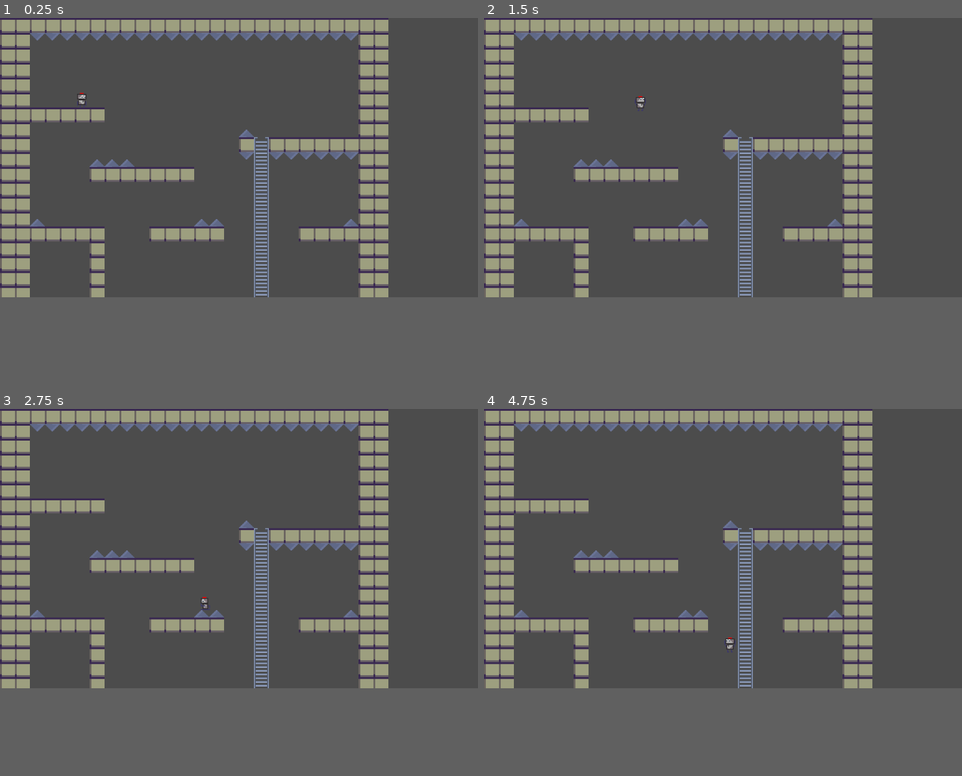
Above: before the commit, frames 1-4 (two rows, left to right).
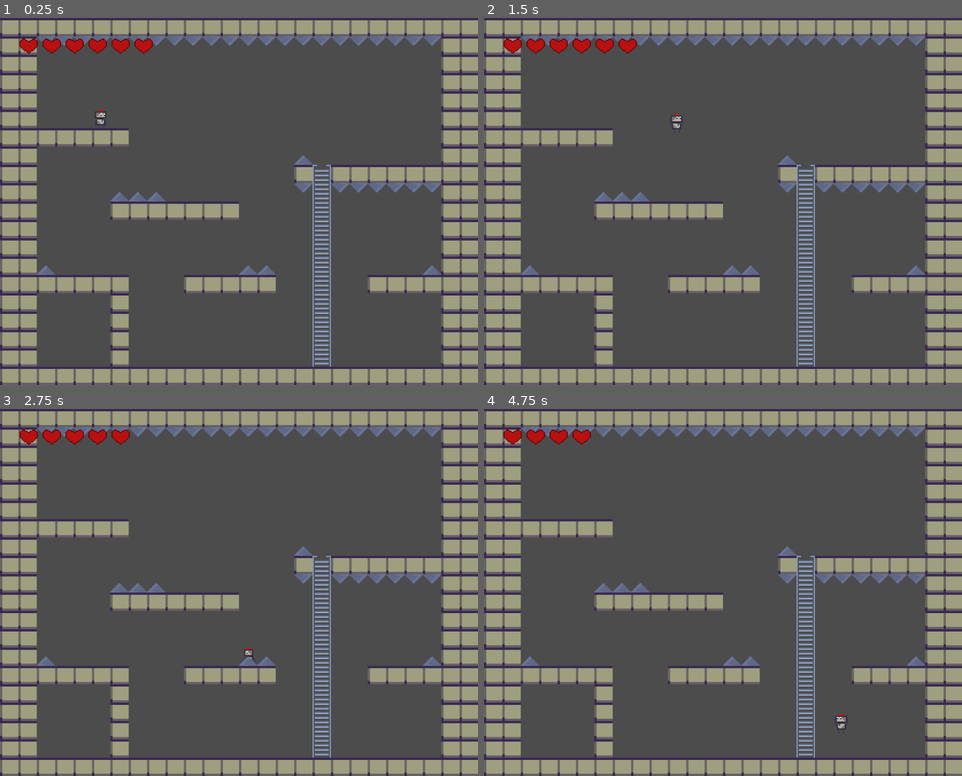
Above: after the commit, the same moments.

Repository: THONYGD74/Prueba
Game: Godot game, scene res://Escenas/niveles/nivel1.tscn
Same seed, same stepped clock (60 frames per second), same inputs: the game is played once before the commit and once after it.
Inputs:
- Up to frame 1 (0.25 s): no input
- Up to frame 2 (1.5 s): hold Right (ui_right) from 0.53 s (still down); tap Up (ui_up) at 0.77 s
- Up to frame 3 (2.75 s): tap Up (ui_up) at 1.52 s; release Right (ui_right) at 2.03 s; hold Left (ui_left) from 2.03 s (still down)
- Up to frame 4 (4.75 s): release Left (ui_left) at 2.78 s; hold Right (ui_right) 2.78-4.28 s; tap Up (ui_up) at 3.02, 3.77, 4.52 s; hold Left (ui_left) from 4.28 s (still down)
In our replay, the window is 800x468 before the commit and 800x615 after it. These sizes can differ from the game's own. Grey fills any space a smaller window leaves; there, only what the larger window draws over its background counts as a difference.

The runs differ from the first frame. In frame 1, 38% of the frame differs, in the area x 0-100%, y 0-100%; in frame 2, 38%; in frame 3, 38%; in frame 4, 38%.

Commit message:
agregado el sistema de vidas de jugador

Diff:
--- a/Escenas/Jugador2D.tscn
+++ b/Escenas/Jugador2D.tscn
@@ -22,6 +22,26 @@
 atlas = ExtResource( 2 )
 region = Rect2( 96, 0, 32, 32 )
 
+[sub_resource type="AtlasTexture" id=14]
+atlas = ExtResource( 5 )
+region = Rect2( 0, 0, 32, 32 )
+
+[sub_resource type="AtlasTexture" id=15]
+atlas = ExtResource( 5 )
+region = Rect2( 32, 0, 32, 32 )
+
+[sub_resource type="AtlasTexture" id=16]
+atlas = ExtResource( 5 )
+region = Rect2( 64, 0, 32, 32 )
+
+[sub_resource type="AtlasTexture" id=17]
+atlas = ExtResource( 5 )
+region = Rect2( 96, 0, 32, 32 )
+
+[sub_resource type="AtlasTexture" id=11]
+atlas = ExtResource( 4 )
+region = Rect2( 0, 0, 32, 32 )
+
 [sub_resource type="AtlasTexture" id=5]
 atlas = ExtResource( 1 )
 region = Rect2( 0, 0, 32, 32 )
@@ -38,26 +58,6 @@
 atlas = ExtResource( 1 )
 region = Rect2( 96, 0, 32, 32 )
 
-[sub_resource type="AtlasTexture" id=11]
-atlas = ExtResource( 4 )
-region = Rect2( 0, 0, 32, 32 )
-
-[sub_resource type="AtlasTexture" id=14]
-atlas = ExtResource( 5 )
-region = Rect2( 0, 0, 32, 32 )
-
-[sub_resource type="AtlasTexture" id=15]
-atlas = ExtResource( 5 )
-region = Rect2( 32, 0, 32, 32 )
-
-[sub_resource type="AtlasTexture" id=16]
-atlas = ExtResource( 5 )
-region = Rect2( 64, 0, 32, 32 )
-
-[sub_resource type="AtlasTexture" id=17]
-atlas = ExtResource( 5 )
-region = Rect2( 96, 0, 32, 32 )
-
 [sub_resource type="SpriteFrames" id=9]
 animations = [ {
 "frames": [ SubResource( 1 ), SubResource( 2 ), SubResource( 3 ), SubResource( 4 ) ],
@@ -65,9 +65,9 @@
 "name": "idle",
 "speed": 5.0
 }, {
-"frames": [ SubResource( 5 ), SubResource( 6 ), SubResource( 7 ), SubResource( 8 ) ],
+"frames": [ SubResource( 14 ), SubResource( 15 ), SubResource( 16 ), SubResource( 17 ) ],
 "loop": true,
-"name": "run",
+"name": "ladder",
 "speed": 5.0
 }, {
 "frames": [ SubResource( 11 ) ],
@@ -75,9 +75,9 @@
 "name": "jump",
 "speed": 5.0
 }, {
-"frames": [ SubResource( 14 ), SubResource( 15 ), SubResource( 16 ), SubResource( 17 ) ],
+"frames": [ SubResource( 5 ), SubResource( 6 ), SubResource( 7 ), SubResource( 8 ) ],
 "loop": true,
-"name": "ladder",
+"name": "run",
 "speed": 5.0
 } ]
 
@@ -87,14 +87,16 @@
 [sub_resource type="RectangleShape2D" id=13]
 extents = Vector2( 1, 10 )
 
+[sub_resource type="CapsuleShape2D" id=18]
+height = 10.0
+
 [node name="jugador" type="KinematicBody2D"]
 position = Vector2( 426, 324 )
 script = ExtResource( 3 )
 
 [node name="AnimatedSprite" type="AnimatedSprite" parent="."]
 frames = SubResource( 9 )
-animation = "ladder"
-frame = 3
+animation = "idle"
 
 [node name="CollisionShape2D" type="CollisionShape2D" parent="."]
 position = Vector2( -2, 1 )
@@ -111,5 +113,14 @@
 position = Vector2( 2, 0 )
 shape = SubResource( 13 )
 
+[node name="colision_pinchos" type="Area2D" parent="."]
+collision_layer = 2
+collision_mask = 2
+
+[node name="CollisionShape2D" type="CollisionShape2D" parent="colision_pinchos"]
+position = Vector2( -2, 1 )
+shape = SubResource( 18 )
+
 [connection signal="body_entered" from="ladder" to="." method="_on_ladder_body_entered"]
 [connection signal="body_exited" from="ladder" to="." method="_on_ladder_body_exited"]
+[connection signal="body_entered" from="colision_pinchos" to="." method="_on_colision_pinchos_body_entered"]
--- a/Escenas/niveles/nivel1.tscn
+++ b/Escenas/niveles/nivel1.tscn
@@ -2,9 +2,11 @@
 
 [ext_resource path="res://Assets/64-bit/bloque.png" type="Texture" id=1]
 [ext_resource path="res://Assets/64-bit/escena_1.png" type="Texture" id=2]
-[ext_resource path="res://Assets/64-bit/escala_y_mas.png" type="Texture" id=3]
+[ext_resource path="res://Escenas/pinchos.tscn" type="PackedScene" id=3]
 [ext_resource path="res://Escenas/Jugador2D.tscn" type="PackedScene" id=4]
 [ext_resource path="res://Escenas/escaleras.tscn" type="PackedScene" id=5]
+[ext_resource path="res://Escenas/vidas.tscn" type="PackedScene" id=6]
+[ext_resource path="res://scrips/vida.gd" type="Script" id=7]
 
 [sub_resource type="ConvexPolygonShape2D" id=1]
 points = PoolVector2Array( 0, 0, 32, 0, 32, 32, 0, 32 )
@@ -50,33 +52,13 @@
 } ]
 0/z_index = 0
 
-[sub_resource type="ConvexPolygonShape2D" id=3]
-points = PoolVector2Array( 16, 20, 16, 20, 32, 32, 0, 32 )
+[node name="nivel1" type="Node2D"]
+script = ExtResource( 7 )
+spr_vidas = ExtResource( 6 )
 
-[sub_resource type="TileSet" id=4]
-0/name = "escala_y_mas.png 0"
-0/texture = ExtResource( 3 )
-0/tex_offset = Vector2( 0, 0 )
-0/modulate = Color( 1, 1, 1, 1 )
-0/region = Rect2( 64, 0, 32, 32 )
-0/tile_mode = 0
-0/occluder_offset = Vector2( 0, 0 )
-0/navigation_offset = Vector2( 0, 0 )
-0/shape_offset = Vector2( 0, 0 )
-0/shape_transform = Transform2D( 1, 0, 0, 1, 0, 0 )
-0/shape = SubResource( 3 )
-0/shape_one_way = false
-0/shape_one_way_margin = 1.0
-0/shapes = [ {
-"autotile_coord": Vector2( 0, 0 ),
-"one_way": false,
-"one_way_margin": 1.0,
-"shape": SubResource( 3 ),
-"shape_transform": Transform2D( 1, 0, 0, 1, 0, 0 )
-} ]
-0/z_index = 0
-
-[node name="nivel1" type="Node2D"]
+[node name="KinematicBody2D" parent="." instance=ExtResource( 4 )]
+position = Vector2( 177, 176 )
+ficc = 9
 
 [node name="TileMap" type="TileMap" parent="."]
 tile_set = SubResource( 2 )
@@ -84,11 +66,9 @@
 format = 1
 tile_data = PoolIntArray( 0, 0, 0, 1, 0, 0, 2, 0, 0, 3, 0, 0, 4, 0, 0, 5, 0, 0, 6, 0, 0, 7, 0, 0, 8, 0, 0, 9, 0, 0, 10, …(2084 unchanged characters)…
 
-[node name="pinchos" type="TileMap" parent="."]
-tile_set = SubResource( 4 )
-cell_size = Vector2( 32, 32 )
-format = 1
-tile_data = PoolIntArray( 65538, 1610612736, 0, 65539, 1610612736, 0, 65540, 1610612736, 0, 65541, 1610612736, 0, 65542, 1610612736, 0, 65543, 1610612736, 0, 65544, 1610612736, 0, 65545, 1610612736, 0, 65546, 1610612736, 0, 65547, 1610612736, 0, 65548, 1610612736, 0, 65549, 1610612736, 0, 65550, 1610612736, 0, 65551, 1610612736, 0, 65552, 1610612736, 0, 65553, 1610612736, 0, 65554, 1610612736, 0, 65555, 1610612736, 0, 65556, 1610612736, 0, 65557, 1610612736, 0, 65558, 1610612736, 0, 65559, 1610612736, 0, 458768, 0, 0, 589830, 0, 0, 589831, 0, 0, 589832, 0, 0, 589840, 1610612736, 0, 589842, 1610612736, 0, 589843, 1610612736, 0, 589844, 1610612736, 0, 589845, 1610612736, 0, 589846, 1610612736, 0, 589847, 1610612736, 0, 851970, 0, 0, 851981, 0, 0, 851982, 0, 0, 851991, 0, 0 )
+[node name="pinchos" parent="." groups=["pinchos"] instance=ExtResource( 3 )]
+collision_layer = 2
+collision_mask = 2
 
 [node name="Escena1" type="Sprite" parent="."]
 position = Vector2( 416, -384 )
@@ -99,6 +79,8 @@
 cell_clip_uv = true
 tile_data = PoolIntArray( 524305, 0, 0, 589841, 0, 1, 655377, 0, 1, 720913, 0, 1, 786449, 0, 1, 851985, 0, 1, 917521, 0, 1, 983057, 0, 1, 1048593, 0, 1, 1114129, 0, 1, 1179665, 0, 1 )
 
-[node name="KinematicBody2D" parent="." instance=ExtResource( 4 )]
-position = Vector2( 177, 176 )
-ficc = 9
+[node name="Camera2D" type="Camera2D" parent="."]
+
+[node name="GUI" type="CanvasLayer" parent="." groups=["gui"]]
+
+[node name="vidas" parent="GUI" groups=["vidas"] instance=ExtResource( 6 )]
--- /dev/null
+++ b/Escenas/pinchos.tscn
@@ -0,0 +1,35 @@
+[gd_scene load_steps=4 format=2]
+
+[ext_resource path="res://Assets/64-bit/escala_y_mas.png" type="Texture" id=1]
+
+[sub_resource type="ConvexPolygonShape2D" id=3]
+points = PoolVector2Array( 16, 20, 16, 20, 32, 32, 0, 32 )
+
+[sub_resource type="TileSet" id=4]
+0/name = "escala_y_mas.png 0"
+0/texture = ExtResource( 1 )
+0/tex_offset = Vector2( 0, 0 )
+0/modulate = Color( 1, 1, 1, 1 )
+0/region = Rect2( 64, 0, 32, 32 )
+0/tile_mode = 0
+0/occluder_offset = Vector2( 0, 0 )
+0/navigation_offset = Vector2( 0, 0 )
+0/shape_offset = Vector2( 0, 0 )
+0/shape_transform = Transform2D( 1, 0, 0, 1, 0, 0 )
+0/shape = SubResource( 3 )
+0/shape_one_way = false
+0/shape_one_way_margin = 1.0
+0/shapes = [ {
+"autotile_coord": Vector2( 0, 0 ),
+"one_way": false,
+"one_way_margin": 1.0,
+"shape": SubResource( 3 ),
+"shape_transform": Transform2D( 1, 0, 0, 1, 0, 0 )
+} ]
+0/z_index = 0
+
+[node name="pinchos" type="TileMap"]
+tile_set = SubResource( 4 )
+cell_size = Vector2( 32, 32 )
+format = 1
+tile_data = PoolIntArray( 65538, 1610612736, 0, 65539, 1610612736, 0, 65540, 1610612736, 0, 65541, 1610612736, 0, 65542, 1610612736, 0, 65543, 1610612736, 0, 65544, 1610612736, 0, 65545, 1610612736, 0, 65546, 1610612736, 0, 65547, 1610612736, 0, 65548, 1610612736, 0, 65549, 1610612736, 0, 65550, 1610612736, 0, 65551, 1610612736, 0, 65552, 1610612736, 0, 65553, 1610612736, 0, 65554, 1610612736, 0, 65555, 1610612736, 0, 65556, 1610612736, 0, 65557, 1610612736, 0, 65558, 1610612736, 0, 65559, 1610612736, 0, 458768, 0, 0, 589830, 0, 0, 589831, 0, 0, 589832, 0, 0, 589840, 1610612736, 0, 589842, 1610612736, 0, 589843, 1610612736, 0, 589844, 1610612736, 0, 589845, 1610612736, 0, 589846, 1610612736, 0, 589847, 1610612736, 0, 851970, 0, 0, 851981, 0, 0, 851982, 0, 0, 851991, 0, 0 )
--- /dev/null
+++ b/Escenas/vidas.tscn
@@ -0,0 +1,7 @@
+[gd_scene load_steps=2 format=2]
+
+[ext_resource path="res://Assets/64-bit/cora_bot.png" type="Texture" id=1]
+
+[node name="vidas" type="Sprite"]
+position = Vector2( 50, 48 )
+texture = ExtResource( 1 )
--- a/project.godot
+++ b/project.godot
@@ -18,6 +18,11 @@
 
 GlobalMotion="*res://scrips/GLOBAL_MOTION.gd"
 
+[display]
+
+window/size/width=832
+window/size/height=640
+
 [physics]
 
 common/enable_pause_aware_picking=true
--- a/scrips/Jugador2D.gd
+++ b/scrips/Jugador2D.gd
@@ -15,6 +15,8 @@
 
 func _physics_process(delta):
 
+	if get_parent().vida_player == 0:
+		get_tree().reload_current_scene()
 
 	if !is_ladder:
 		motion.y += gravedad
@@ -33,8 +35,10 @@
 	dir = int(KETYRIGHT) - int(KEYLEFT)
 
 	if dir != 0:
+# warning-ignore:narrowing_conversion
 		motion.x = move(motion.x , maxspeed * dir * delta, acc)
 	else:
+# warning-ignore:narrowing_conversion
 		motion.x = move(motion.x, 0,ficc)
 
 	if Input.is_action_pressed("ui_up") and is_ladder :
@@ -79,3 +83,10 @@
 	if body.is_in_group("escaleras"):
 		is_ladder = false
 		subiendo = false
+
+#####################Alesis######################
+func _on_colision_pinchos_body_entered(body):
+	var padre = get_parent()
+	if body.is_in_group("pinchos"):
+		print("pinchos")
+		padre.quitar_vida()
--- /dev/null
+++ b/scrips/vida.gd
@@ -0,0 +1,28 @@
+extends Node2D
+
+export (PackedScene) var spr_vidas
+
+var offset_vidas = 40
+var vida_player = 6
+var total_vidas = []
+
+func _ready():
+	crear_vidas()
+
+func crear_vidas():
+	for i in vida_player:
+		var newVida = spr_vidas.instance()
+		get_tree().get_nodes_in_group("gui")[0].add_child(newVida)
+		newVida.global_position.x += offset_vidas * i
+		total_vidas.append(newVida)
+
+func quitar_vida():
+	vida_player -= 1
+	total_vidas[vida_player].queue_free()
+
+func agregar_vida():
+	vida_player += 1
+	var newVida = spr_vidas.instance()
+	get_tree().get_nodes_in_group("gui")[0].add_child(newVida)
+	newVida.global_position.x += offset_vidas * (vida_player - 1)
+	total_vidas[vida_player - 1].append(newVida)
Binary file added: Assets/64-bit/cora2_bot.png
Not shown, changed: Assets/64-bit/cora2_bot.png.import
Binary file added: Assets/64-bit/cora_bot.png
Not shown, added: Assets/64-bit/cora_bot.png.import
Not shown: 1 places in Escenas/Jugador2D.tscn that only renumber resources
Binary file removed: icon.png
